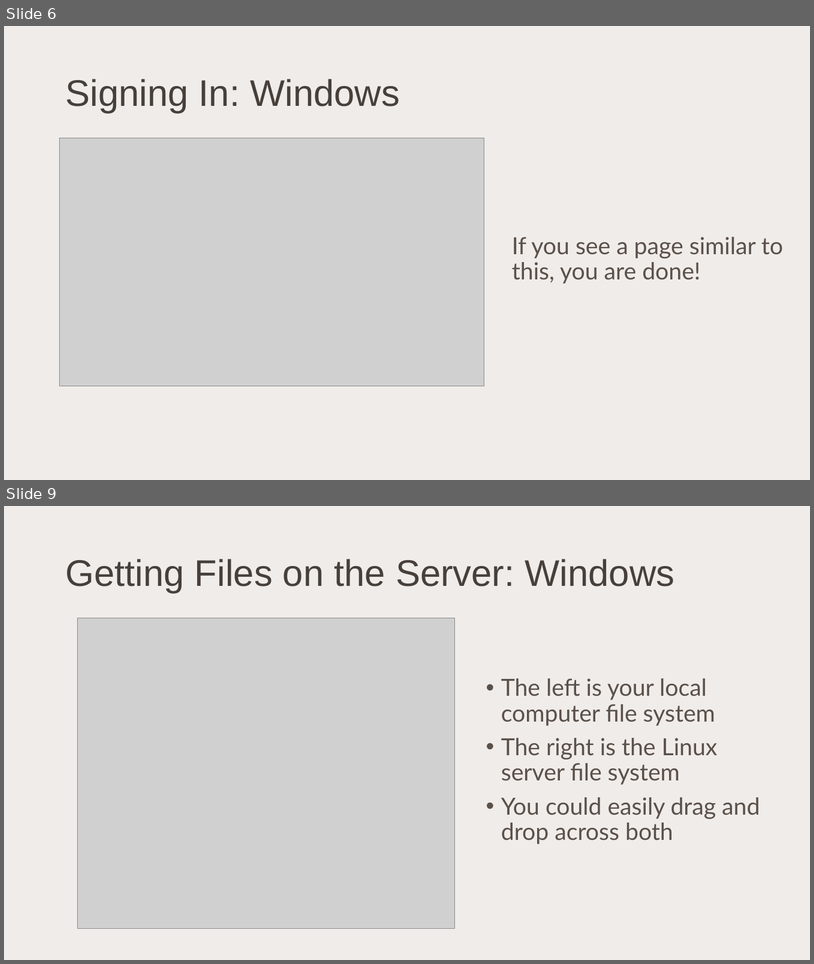
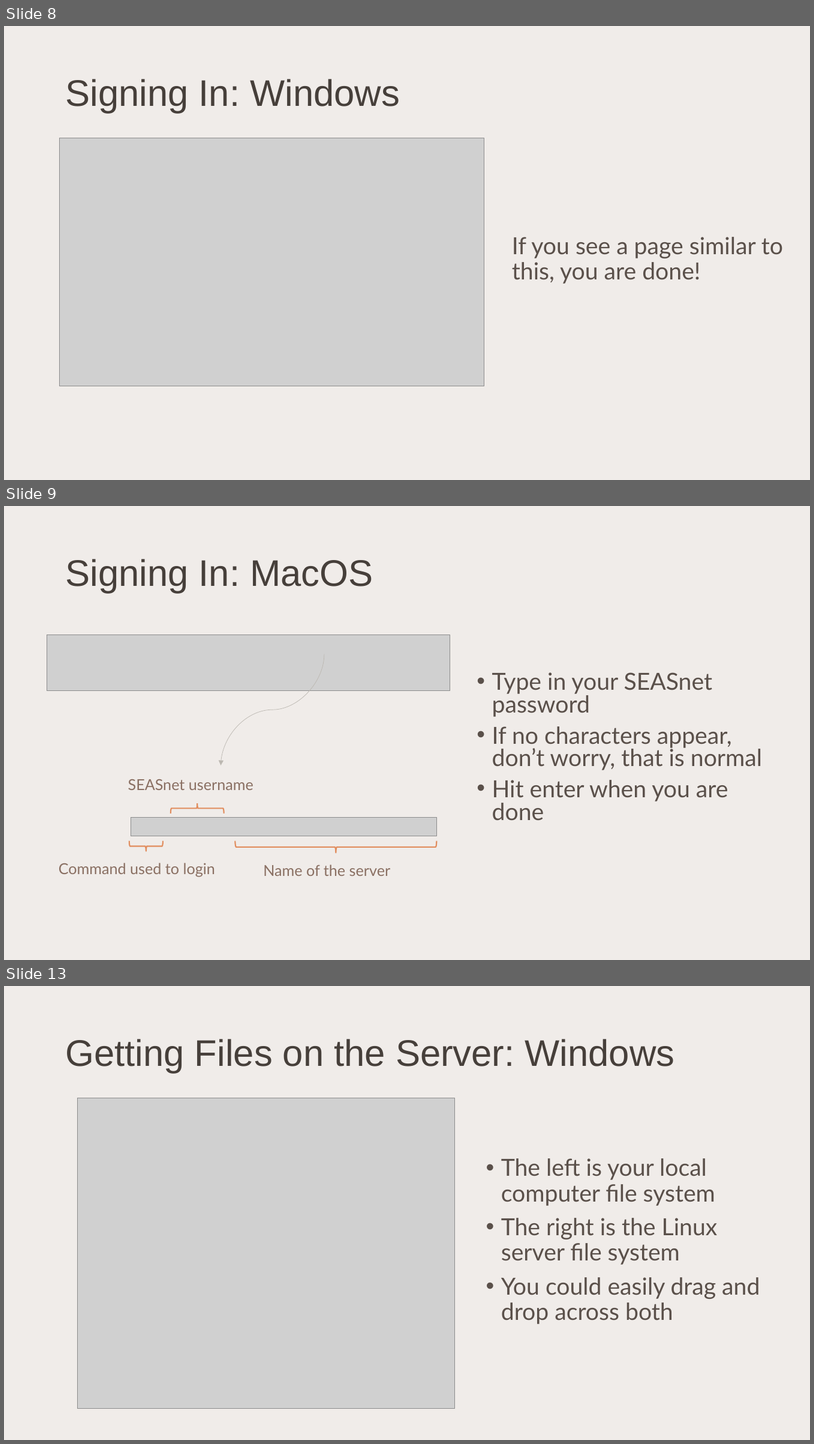
Before and after one commit to kyleromero98/Code-Camp, a slide deck: Week-3/Using the Linux Servers.pptx. Shown one above the other, each under a label of ours: slides 6 and 9 before the commit, slides 8, 9 and 13 after it; the slides between them are not shown. The pictures are 814x964 and 814x1444 pixels, drawn with LibreOffice and Linux fonts; fonts in the diff are those of the drawing; grey boxes stand for pictures. Boxes give left, top, right and bottom in pixels: in the first picture for what was removed or moved away, otherwise in the second. Text is boxed around its words. In the diff, an @@ line names an element or a change of style, - is before the commit and + after.

```diff
--- a/Week-3/Using the Linux Servers.pptx
+++ b/Week-3/Using the Linux Servers.pptx
@@ slide 9 added at [4, 506, 810, 960], background #F0ECE9 @@
@@ title added at [65, 559, 373, 593], 44 pt, text #463F3A @@
+Signing In: MacOS
@@ picture added at [47, 635, 450, 691] @@
@@ curved arrow added from (324, 654) to (221, 766), #BCB8B1 0.5 pt @@
@@ text added at [492, 672, 762, 820], 28 pt, text #5A504A @@
+• Type in your SEASnet password
+• If no characters appear, don’t worry, that is normal
+• Hit enter when you are done
@@ text added at [128, 779, 254, 790], 18 pt, text #8A7063 @@
+SEASnet username
@@ left brace added at [171, 803, 224, 813], outline #E18D5E 1.5 pt @@
@@ picture added at [131, 817, 437, 835] @@
@@ left brace added at [129, 841, 163, 852], outline #E18D5E 1.5 pt @@
@@ left brace added at [236, 841, 437, 853], outline #E18D5E 1.5 pt @@
@@ text added at [59, 862, 215, 877], 18 pt, text #8A7063 @@
+Command used to login
@@ text added at [263, 864, 391, 876], 18 pt, text #8A7063 @@
+Name of the server
@@ what was slide 6 is now slide 8 @@
@@ what was slide 9 is now slide 13 @@
```
Also in this commit, not shown: 5 slides changed, 7 other slides added.
